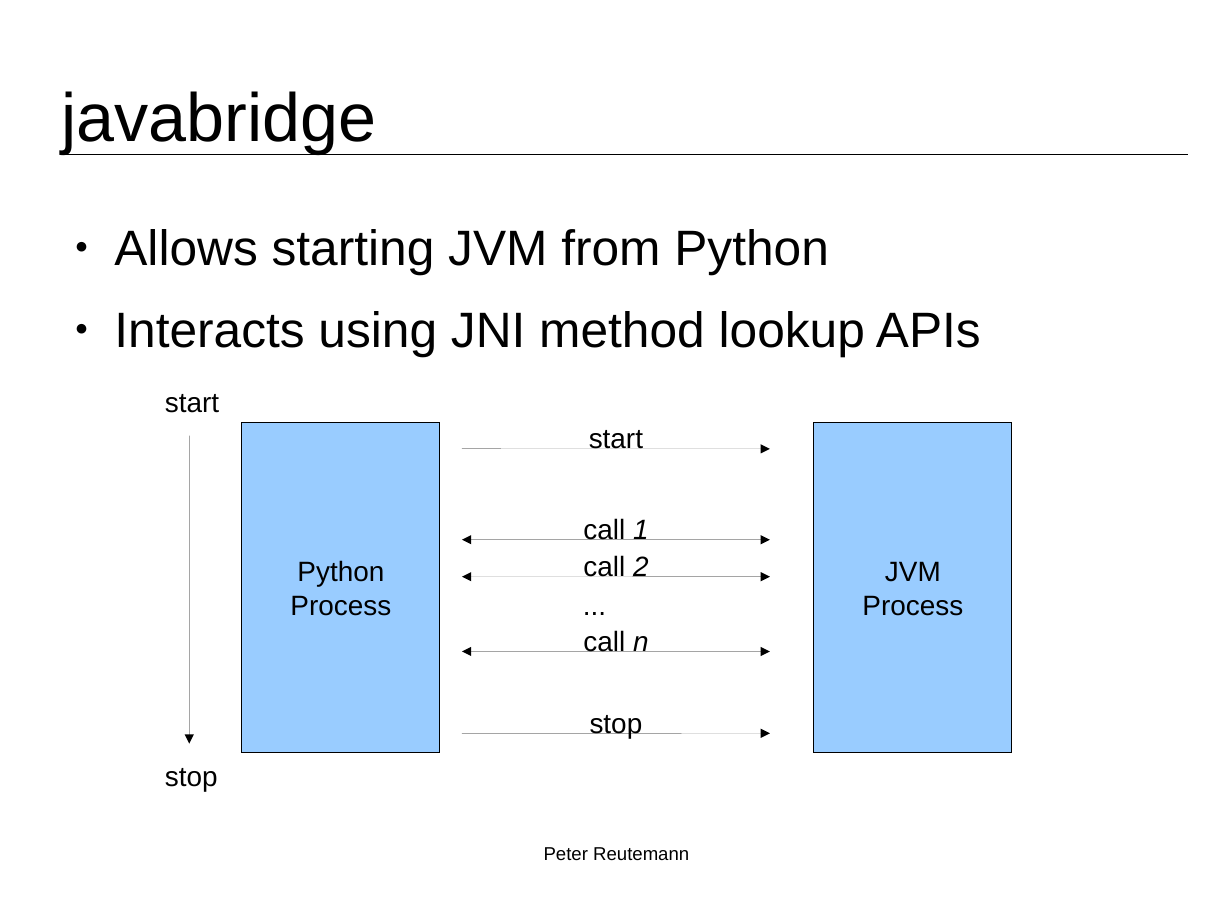
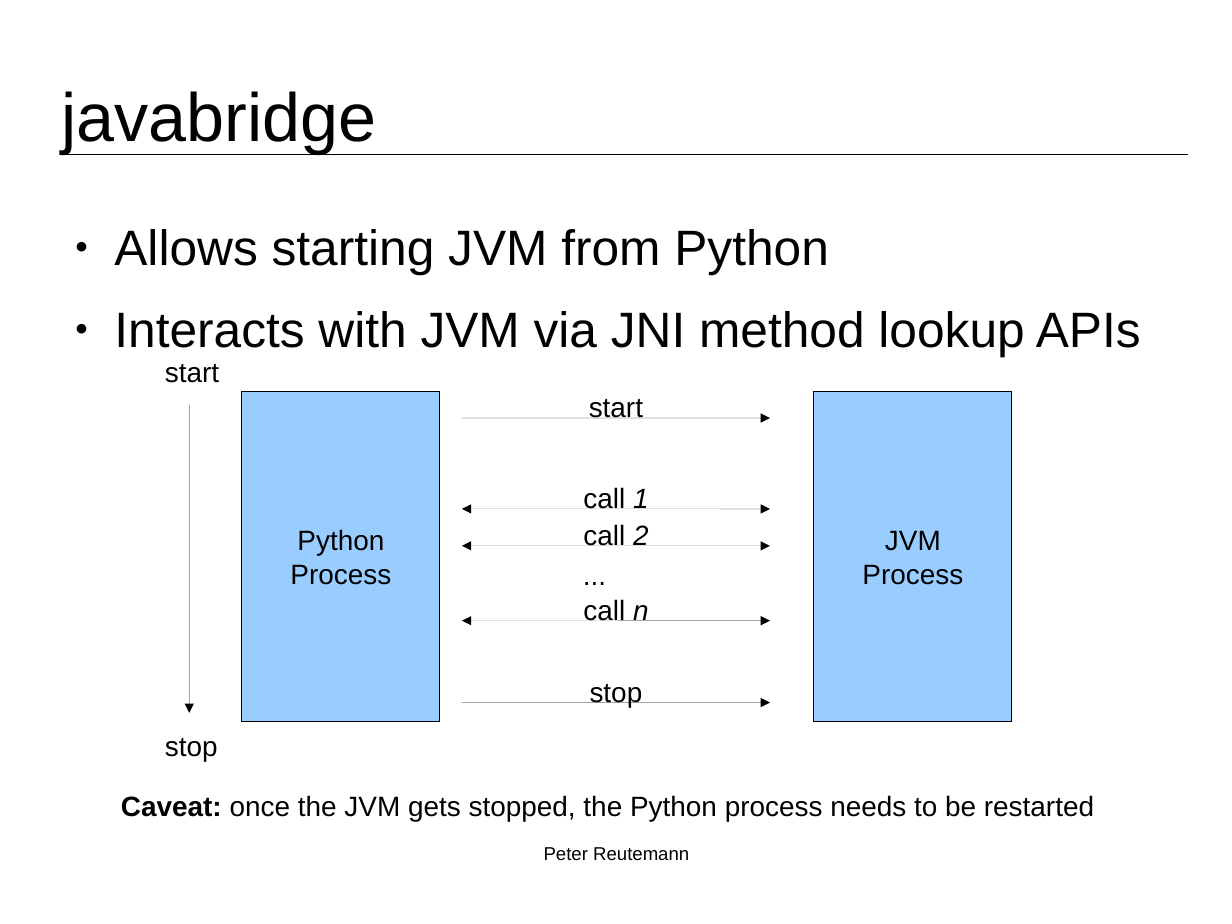
Before and after one commit to fracpete/weka-user-conference-2021, a slide deck: slide 4 of scripting/scripting.odp. Drawn at 1232x924 pixels with LibreOffice and Linux fonts; fonts in the diff are those of the drawing; background and template pictures are left out. Boxes give left, top, right and bottom in pixels: in the first picture for what was removed or moved away, otherwise in the second. Text is boxed around its words. In the diff, an @@ line names an element or a change of style, - is before the commit and + after.

```diff
--- a/scripting/scripting.odp
+++ b/scripting/scripting.odp
@@ text at [114,311,1141,357]: text changed @@
-● Interacts using JNI method lookup APIs
+● Interacts with JVM via JNI method lookup APIs
@@ 5 lines, 3 texts, 2 rectangles, 1 arrow: place and size @@
-5 lines, 3 texts, 2 rectangles, 1 arrow at [165,394,1012,792]
+5 lines, 3 texts, 2 rectangles, 1 arrow at [165,364,1012,761]
@@ text added at [121,795,1094,821], 18 pt, text #000000 @@
+Caveat: once the JVM gets stopped, the Python process needs to be restarted
```
Also in this commit, not shown: 5 other slides changed, 1 other file.
